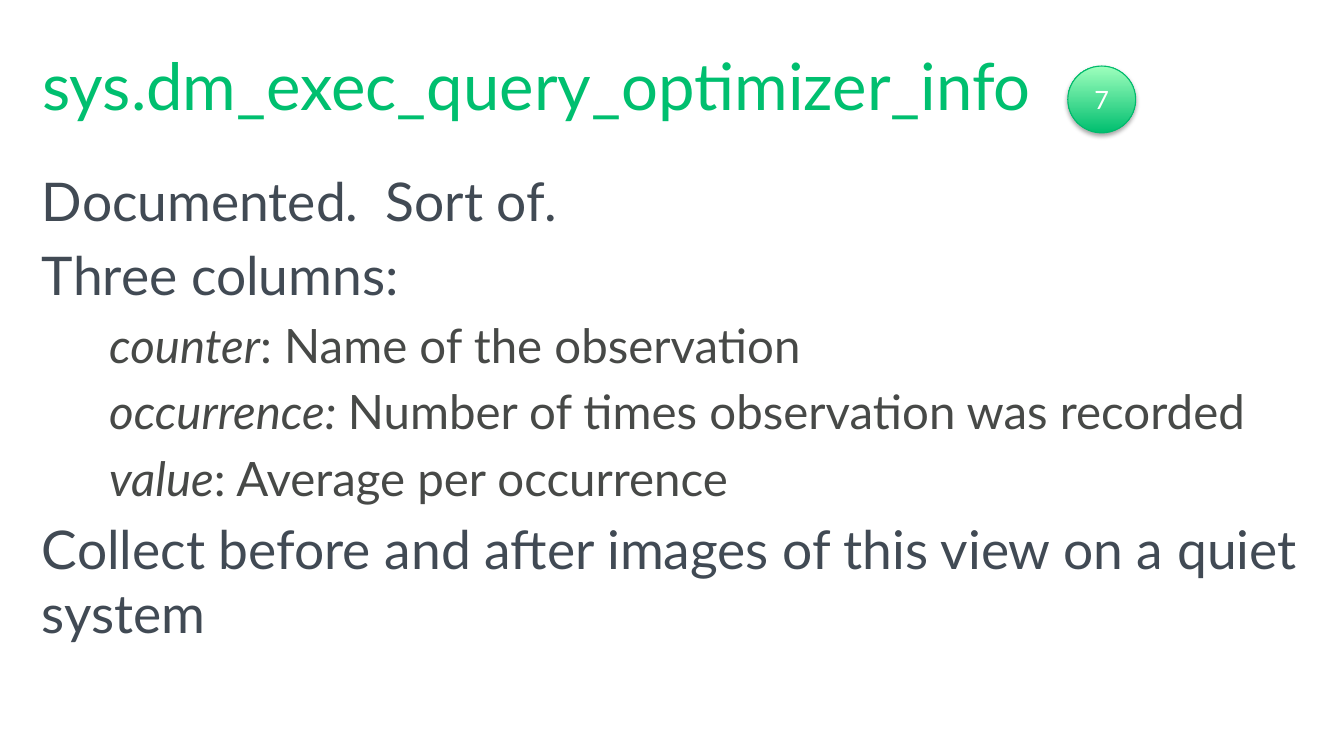
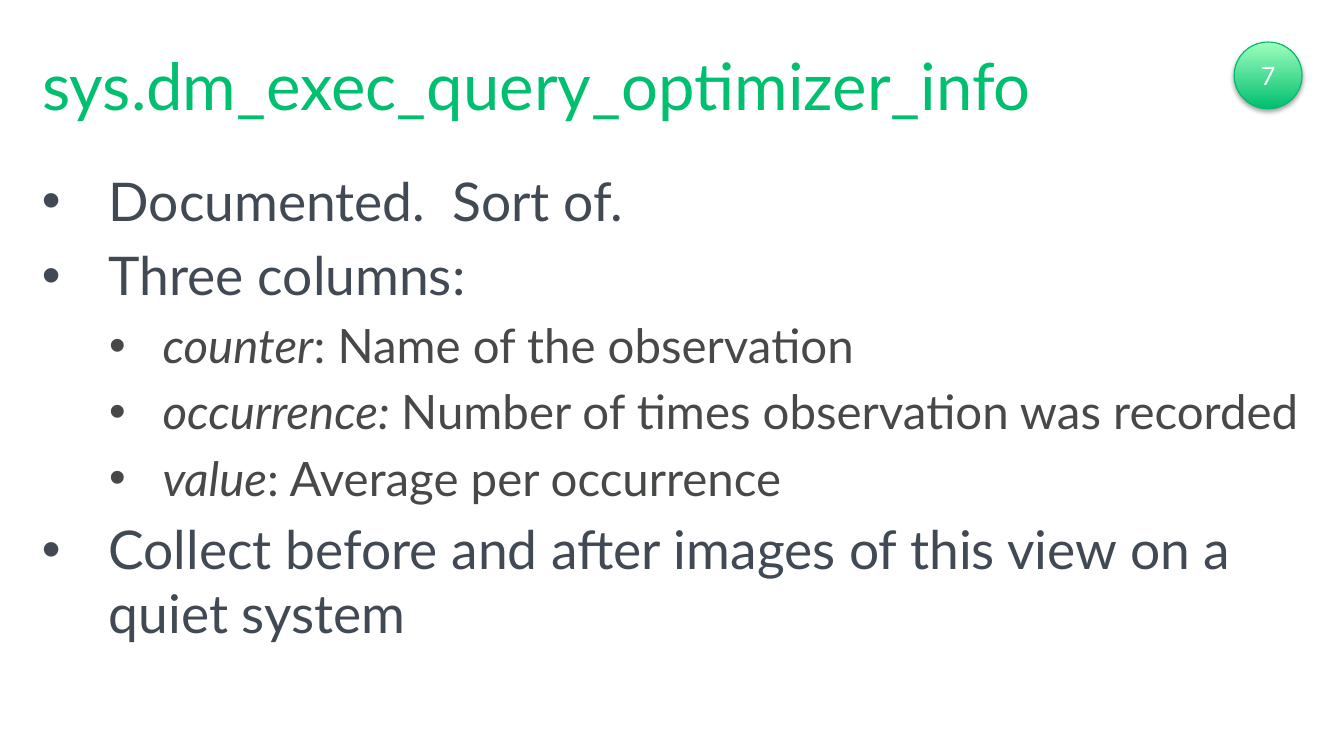
Before and after one commit to tf3604/OptimizerPresentation, a slide deck: slide 41 of Optimizer.pptx. Drawn at 1344x756 pixels with LibreOffice and Linux fonts; fonts in the diff are those of the drawing; background and template pictures are left out. Boxes give left, top, right and bottom in pixels: in the first picture for what was removed or moved away, otherwise in the second. Text is boxed around its words. In the diff, an @@ line names an element or a change of style, - is before the commit and + after.

```diff
--- a/Optimizer.pptx
+++ b/Optimizer.pptx
@@ ellipse "7": place and size @@
-ellipse "7" at [1068,66,1136,133]
+ellipse "7" at [1234,42,1302,109]
@@ text "Documented. Sort of." at [109,181,1298,642]: bullet none to • @@
```
Also in this commit, not shown: 38 other slides changed.
